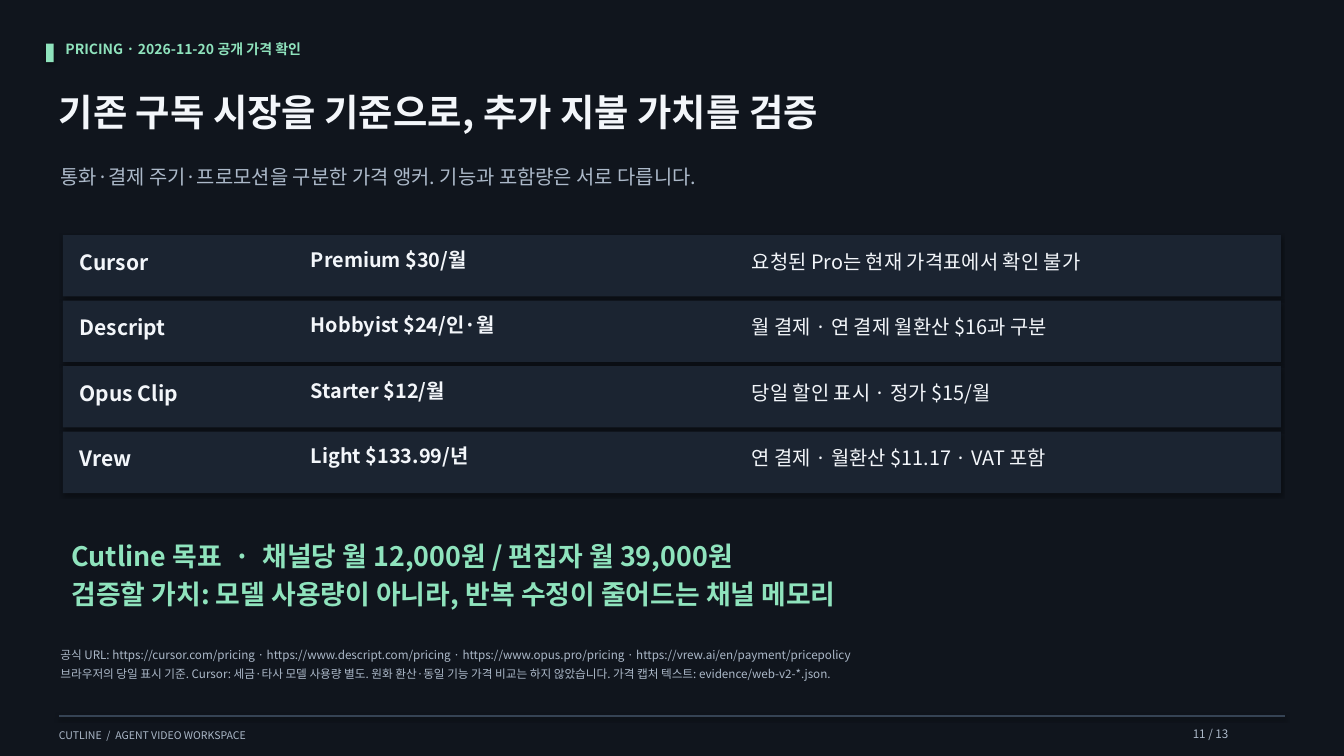
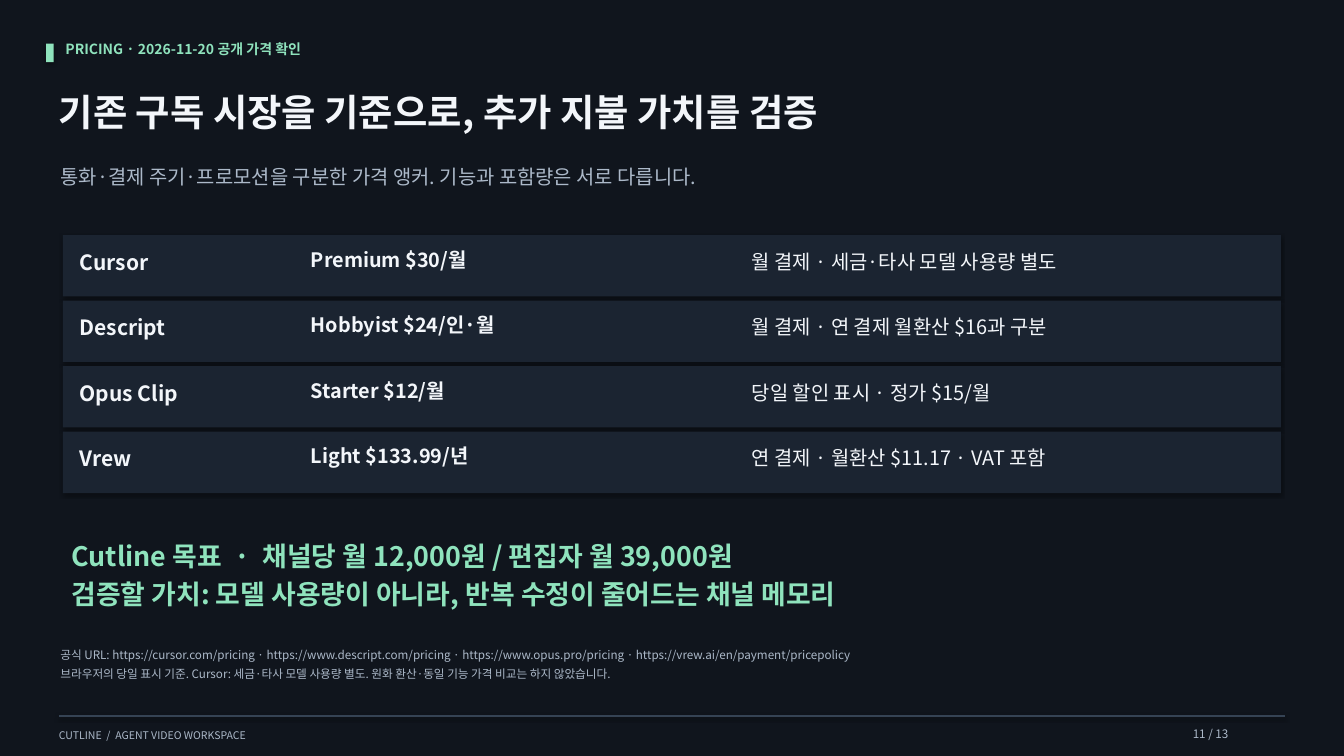
Before and after one commit to Sweet-Butters/cutline-internal, a slide deck: slide 11 of pitch/out/Cutline_pitch.pptx. Drawn at 1344x756 pixels with LibreOffice and Linux fonts; fonts in the diff are those of the drawing. Boxes give left, top, right and bottom in pixels: in the first picture for what was removed or moved away, otherwise in the second. Text is boxed around its words. In the diff, an @@ line names an element or a change of style, - is before the commit and + after.

```diff
--- a/pitch/out/Cutline_pitch.pptx
+++ b/pitch/out/Cutline_pitch.pptx
@@ text at bbox=[752, 252, 1057, 271]: text changed @@
-요청된 Pro는 현재 가격표에서 확인 불가
+월 결제 · 세금·타사 모델 사용량 별도
@@ text at bbox=[60, 668, 611, 679]: text changed @@
-브라우저의 당일 표시 기준. Cursor: 세금·타사 모델 사용량 별도. 원화 환산·동일 기능 가격 비교는 하지 않았습니다. 가격 캡처 텍스트: evidence/web-v2-*.json.
+브라우저의 당일 표시 기준. Cursor: 세금·타사 모델 사용량 별도. 원화 환산·동일 기능 가격 비교는 하지 않았습니다.
```
Also in this commit, not shown: 7 other slides changed, 6 other files.
